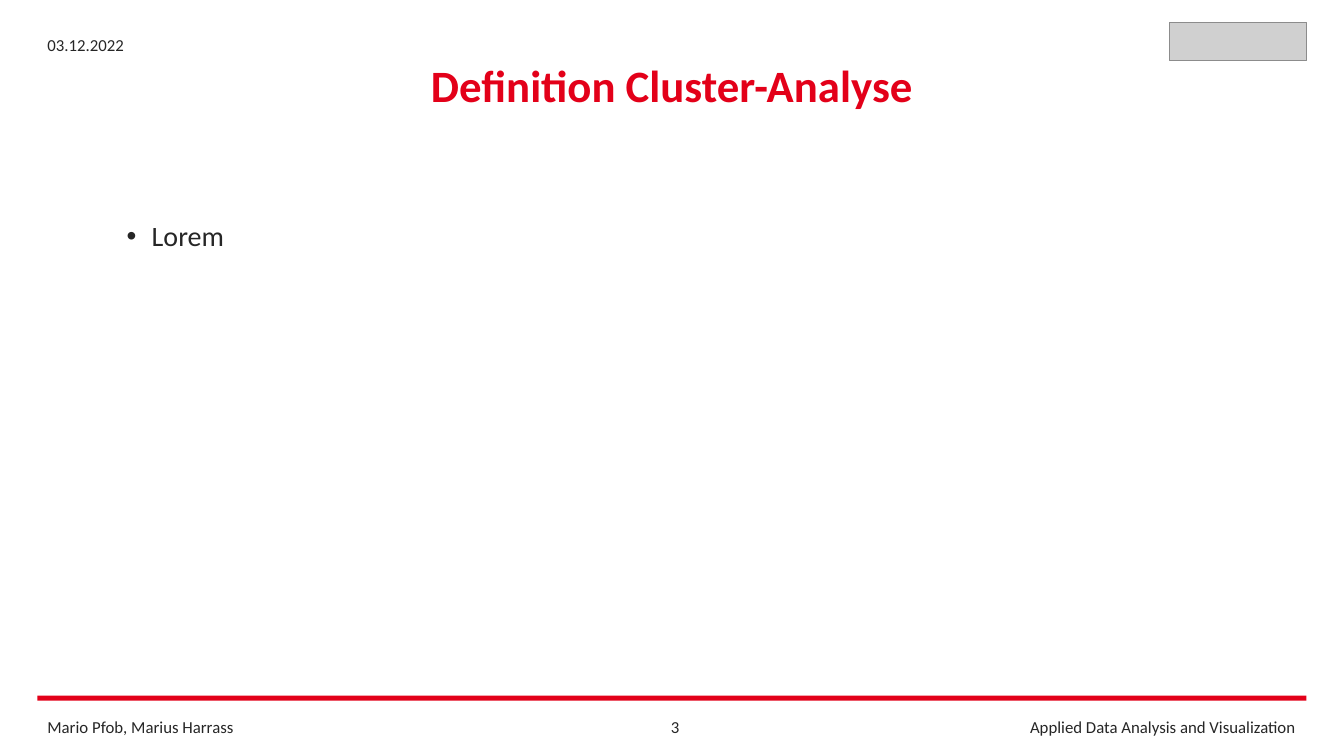
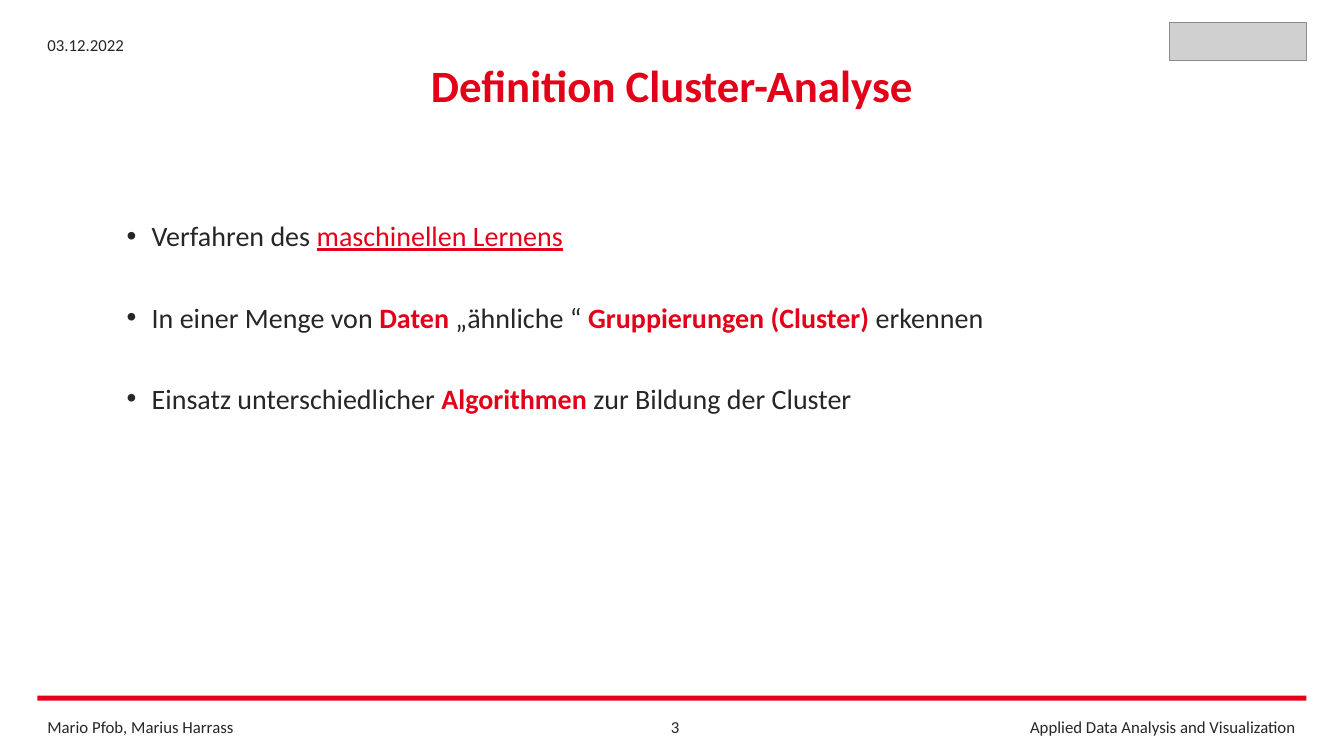
Before and after one commit to FrankCastlepancakes/ClusteringScikitLearn, a slide deck: slide 3 of Clustering_Scikit_Learn.pptx. Drawn at 1344x756 pixels with LibreOffice and Linux fonts; fonts in the diff are those of the drawing; grey boxes stand for pictures. Boxes give left, top, right and bottom in pixels: in the first picture for what was removed or moved away, otherwise in the second. Text is boxed around its words. In the diff, an @@ line names an element or a change of style, - is before the commit and + after.

Commit message:
Added more text to presentation

```diff
--- a/Clustering_Scikit_Learn.pptx
+++ b/Clustering_Scikit_Learn.pptx
@@ text at box(152, 226, 984, 414): text changed @@
-• Lorem
+• Verfahren des maschinellen Lernens
+• In einer Menge von Daten „ähnliche “ Gruppierungen (Cluster) erkennen
+• Einsatz unterschiedlicher Algorithmen zur Bildung der Cluster
```
Also in this commit, not shown: 4 other slides changed, 2 other files.
